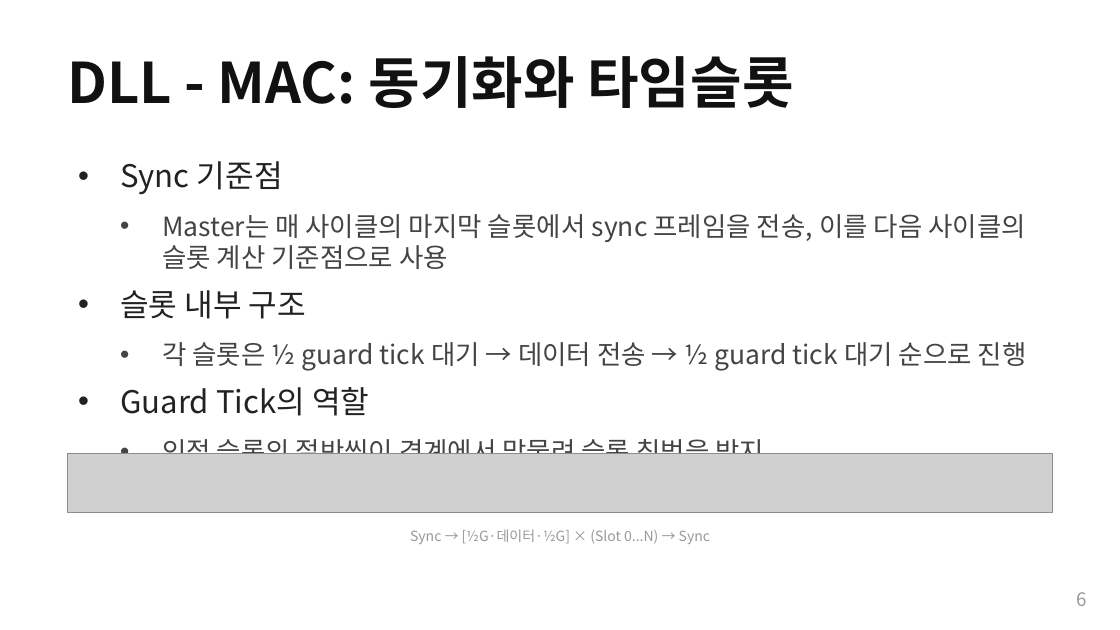
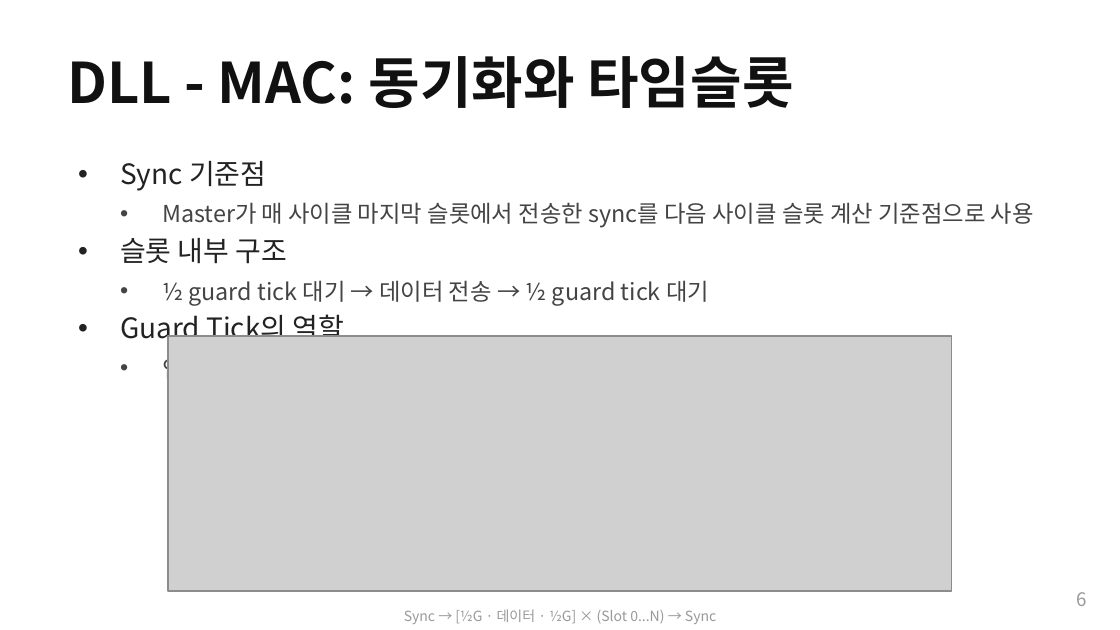
Before and after one commit to Woodong02/SoC_Design_and_Programming, a slide deck: slide 6 of section2_tdma_protocol.pptx. Drawn at 1120x630 pixels with LibreOffice and Linux fonts; fonts in the diff are those of the drawing; grey boxes stand for pictures. Boxes give left, top, right and bottom in pixels: in the first picture for what was removed or moved away, otherwise in the second. Text is boxed around its words. In the diff, an @@ line names an element or a change of style, - is before the commit and + after.

```diff
--- a/section2_tdma_protocol.pptx
+++ b/section2_tdma_protocol.pptx
@@ text at <box>120,161,345,337</box>: size 20 to 18 pt in "Sync 기준점", "슬롯 내부 구조", "Guard Tick의 역할"; less space between paragraphs @@
@@ text at <box>162,202,1034,228</box>: text changed; size 17 to 15 pt @@
-  • Master는 매 사이클의 마지막 슬롯에서 sync 프레임을 전송, 이를 다음 사이클의 슬롯 계산 기준점으로 사용
+  • Master가 매 사이클 마지막 슬롯에서 전송한 sync를 다음 사이클 슬롯 계산 기준점으로 사용
@@ text at <box>162,280,709,306</box>: text changed; size 17 to 15 pt @@
-  • 각 슬롯은 ½ guard tick 대기 → 데이터 전송 → ½ guard tick 대기 순으로 진행
+  • ½ guard tick 대기 → 데이터 전송 → ½ guard tick 대기
@@ picture: place and size @@
-picture at <box>67,454,1053,513</box>
+picture at <box>168,336,952,591</box>
@@ text at <box>162,434,764,454</box>: text changed; size 17 to 15 pt @@
-  • 인접 슬롯의 절반씩이 경계에서 맞물려 슬롯 침범을 방지
+  • 인접 슬롯의 절반씩이 경계에서 맞물려 슬롯 침범 방지
@@ text at <box>404,609,716,624</box>: spaces changed @@
-Sync → [½G·데이터·½G] × (Slot 0...N) → Sync
+Sync → [½G · 데이터 · ½G] × (Slot 0...N) → Sync
```
Also in this commit, not shown: 3 other slides changed, 2 other files.
